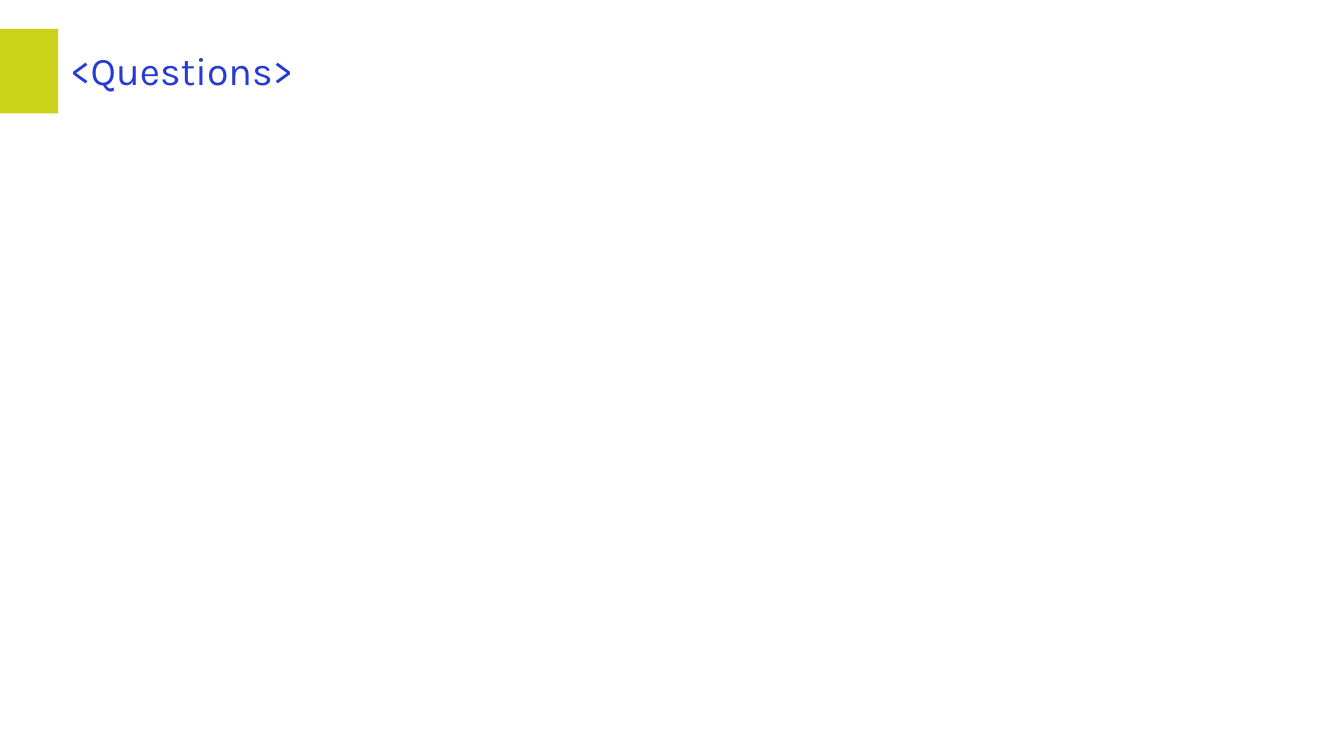
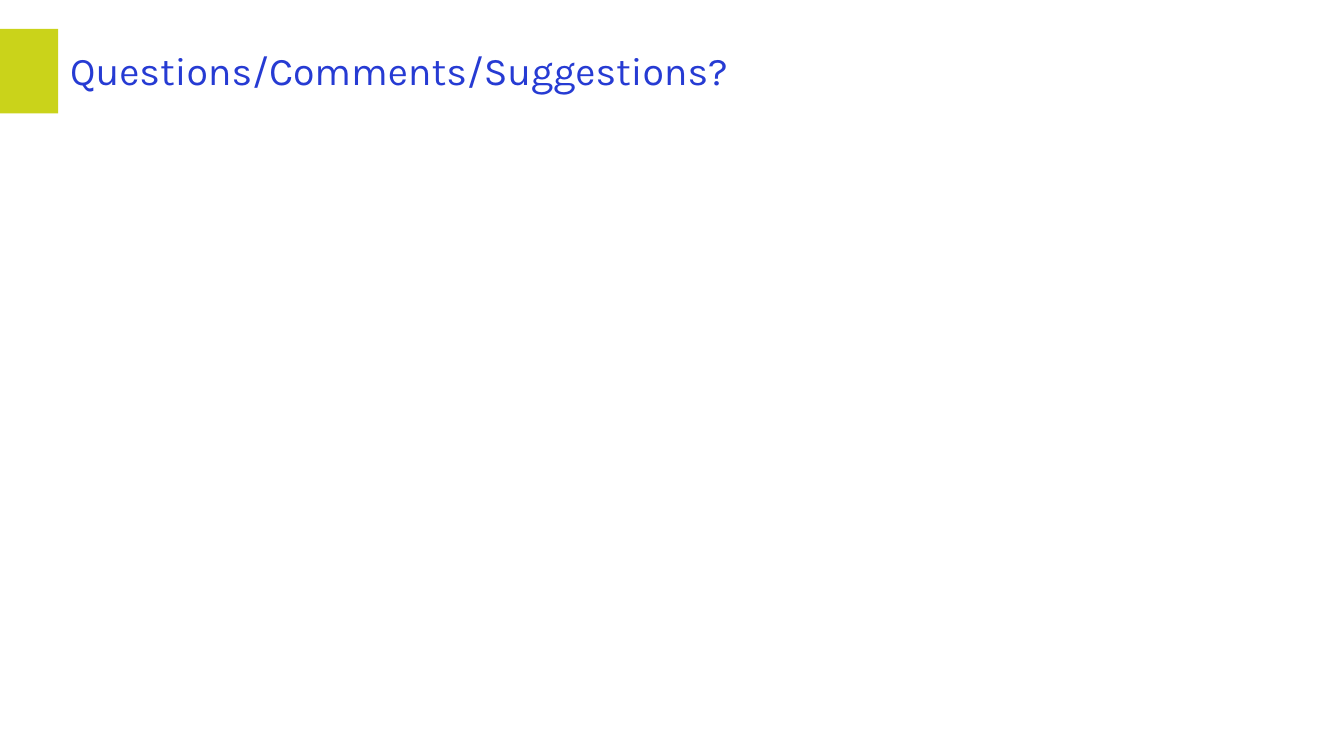
Before and after one commit to opengeospatial/GeoPose, a slide deck: slide 5 of Presentations/2025_Summit/2025_Oct_27_Summit_Standards_Friend.pptx. Drawn at 1344x756 pixels with LibreOffice and Linux fonts; fonts in the diff are those of the drawing; background and template pictures are left out. Boxes give left, top, right and bottom in pixels: in the first picture for what was removed or moved away, otherwise in the second. Text is boxed around its words. In the diff, an @@ line names an element or a change of style, - is before the commit and + after.

```diff
--- a/Presentations/2025_Summit/2025_Oct_27_Summit_Standards_Friend.pptx
+++ b/Presentations/2025_Summit/2025_Oct_27_Summit_Standards_Friend.pptx
@@ title at (70,56,728,95): text changed @@
-<Questions>
+Questions/Comments/Suggestions?
```
Also in this commit, not shown: 1 other slide changed, 1 slide added, 1 slide removed.
